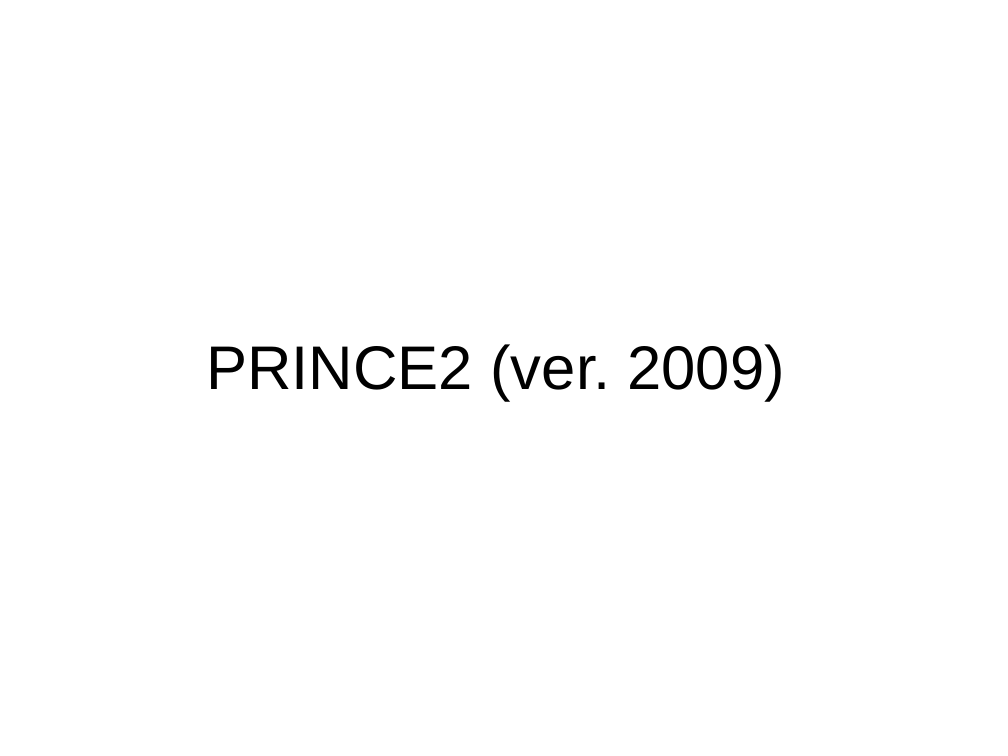
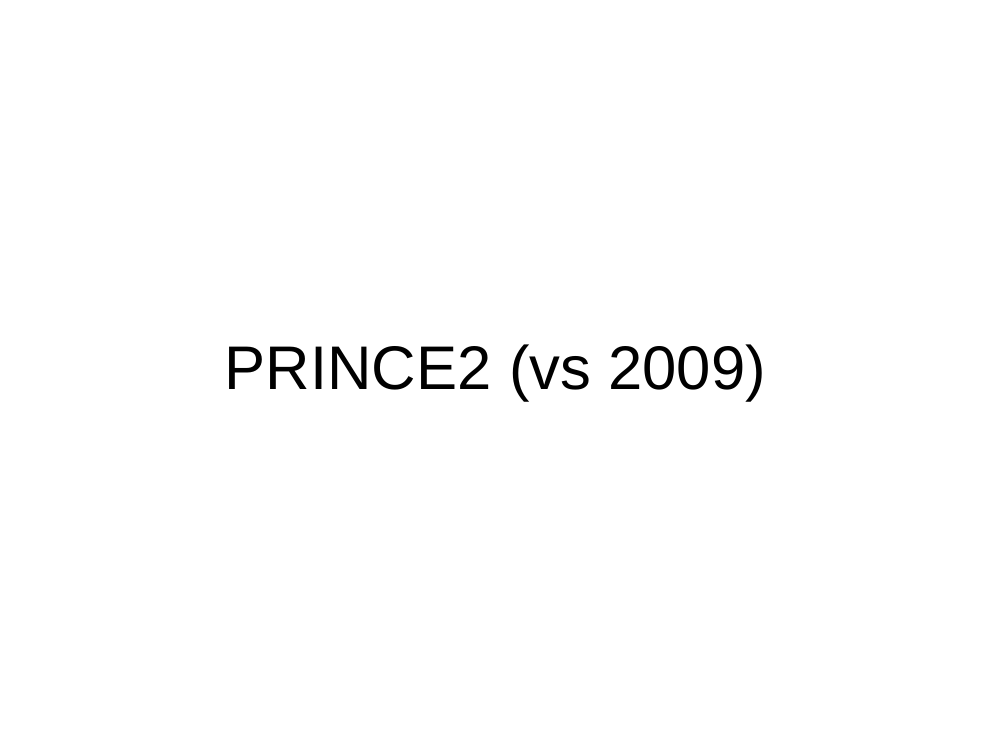
Before and after one commit to marvellouz/PM, a slide deck: slide 1 of prince2_v0.6bg.ppt. Drawn at 1008x756 pixels with LibreOffice and Linux fonts; fonts in the diff are those of the drawing. Boxes give left, top, right and bottom in pixels: in the first picture for what was removed or moved away, otherwise in the second. Text is boxed around its words. In the diff, an @@ line names an element or a change of style, - is before the commit and + after.

```diff
--- a/prince2_v0.6bg.ppt
+++ b/prince2_v0.6bg.ppt
@@ text at <box>225,344,766,400</box>: text changed @@
-PRINCE2 (ver. 2009)
+PRINCE2 (vs 2009)
```
Also in this commit, not shown: 47 other slides changed, 5 slides added, 1 other file.
